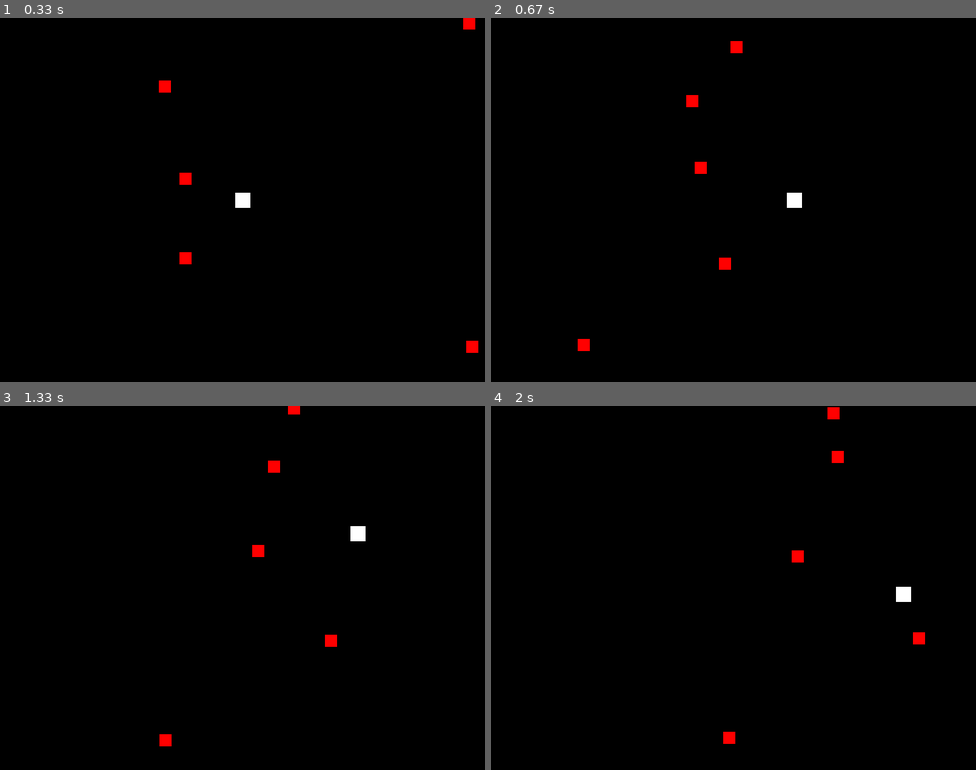
Above: before the commit, frames 1-4 (two rows, left to right).
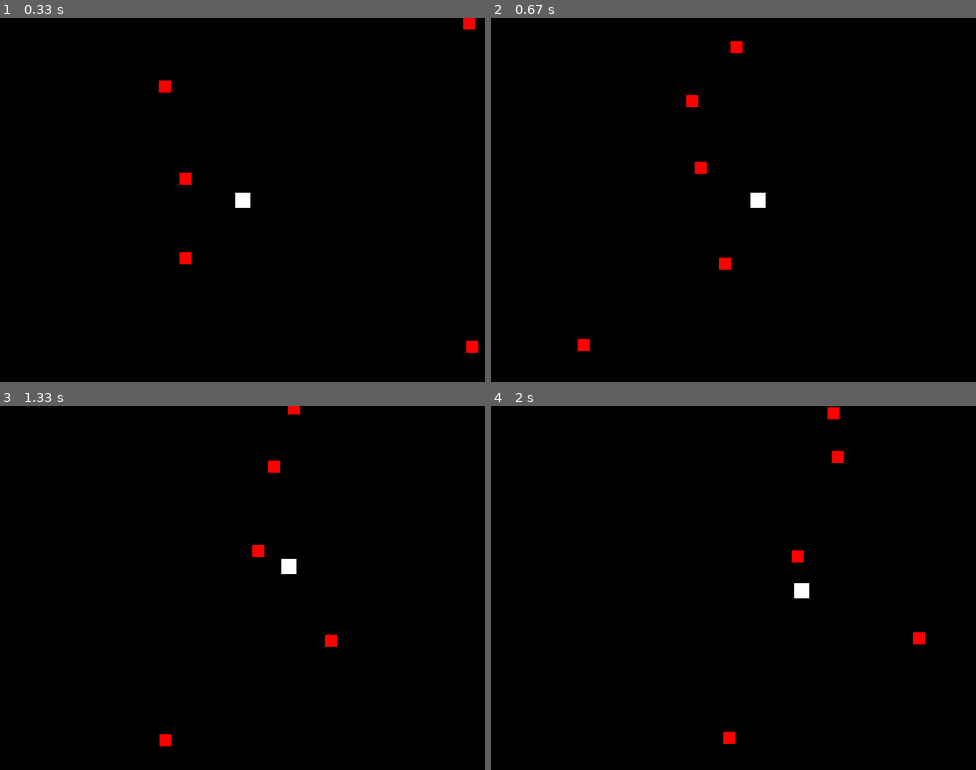
Above: after the commit, the same moments.

Repository: Oksana-KV51/PyGame
Game: pygame game, started from Warm.py
Two runs of this game, one before a commit and one after it. Both use one fixed random seed, a clock stepped at 60 frames per second and the inputs below.
Inputs:
- Up to frame 1 (0.33 s): no input
- Up to frame 2 (0.67 s): hold Right from 0.33 s (still down)
- Up to frame 3 (1.33 s): release Right at 0.8 s; hold Up 0.83-1.13 s; hold Right from 1.17 s (still down)
- Up to frame 4 (2 s): release Right at 1.63 s; hold Down from 1.67 s (still down)

Frame 1 is identical in both runs. In frame 2, 0.3% of the frame differs, in the area x 53-65%, y 48-53%; in frame 3, 0.3%; in frame 4, 0.3%.

Commit message:
add fale Skrum

Diff:
--- /dev/null
+++ b/Skrum.py
@@ -0,0 +1,67 @@
+#Задание: Разработать консольную игру "Битва героев" на Python с использованием классов и разработать план проекта
+# по этапам/или создать kanban доску для работы над данным проектом Общее описание:
+#Создайте простую текстовую боевую игру, где игрок и компьютер управляют героями с различными характеристиками.
+# Игра состоит из раундов, в каждом раунде игроки по очереди наносят урон друг другу, пока у одного из героев не закончится здоровье.
+#Требования:
+#1. Используйте ООП (Объектно-Ориентированное Программирование) для создания классов героев.
+#2. Игра должна быть реализована как консольное приложение.
+#Классы:
+#Класс `Hero`:
+#- Атрибуты:
+#- Имя (`name`)
+#- Здоровье (`health`), начальное значение 100
+#- Сила удара (`attack_power`), начальное значение 20
+#- Методы:
+#- `attack(other)`: атакует другого героя (`other`), отнимая здоровье в размере своей силы удара
+#- `is_alive()`: возвращает `True`, если здоровье героя больше 0, иначе `False`
+#Класс `Game`:
+#- Атрибуты:
+#- Игрок (`player`), экземпляр класса `Hero`
+#- Компьютер (`computer`), экземпляр класса `Hero`
+#- Методы:
+#- `start()`: начинает игру, чередует ходы игрока и компьютера, пока один из героев не умрет. Выводит информацию о
+# каждом ходе (кто атаковал и сколько здоровья осталось у противника) и объявляет победителя.
+
+class Hero:
+    def __init__(self, name, health=100, attack_power=20):
+        self.name = name
+        self.health = health
+        self.attack_power = attack_power
+
+    def attack(self, other):
+        other.health -= self.attack_power
+        print(f"{self.name} атакует {other.name} и наносит {self.attack_power} урона.")
+
+    def is_alive(self):
+        return self.health > 0
+
+
+class Game:
+    def __init__(self, player, computer):
+        self.player = player
+        self.computer = computer
+
+    def start(self):
+        turn = 0
+        while self.player.is_alive() and self.computer.is_alive():
+            if turn % 2 == 0:
+                self.player.attack(self.computer)
+                print(f"У {self.computer.name} осталось {self.computer.health} здоровья.")
+            else:
+                self.computer.attack(self.player)
+                print(f"У {self.player.name} осталось {self.player.health} здоровья.")
+            turn += 1
+
+        if self.player.is_alive():
+            print(f"{self.player.name} победил!")
+        else:
+            print(f"{self.computer.name} победил!")
+
+
+# Создание героев и начало игры
+player_name = input("Введите имя вашего героя: ")
+player_hero = Hero(player_name)
+computer_hero = Hero("Компьютер")
+
+game = Game(player_hero, computer_hero)
+game.start()
--- a/Warm.py
+++ b/Warm.py
@@ -30,7 +30,7 @@
         self.surf = pygame.Surface((25, 25))
         self.surf.fill(WHITE)
         self.rect = self.surf.get_rect(center=(SCREEN_WIDTH /2, SCREEN_HEIGHT /2))
-        self.speed = 5
+        self.speed = 2
 
     def update(self):
         keys = pygame.key.get_pressed()
